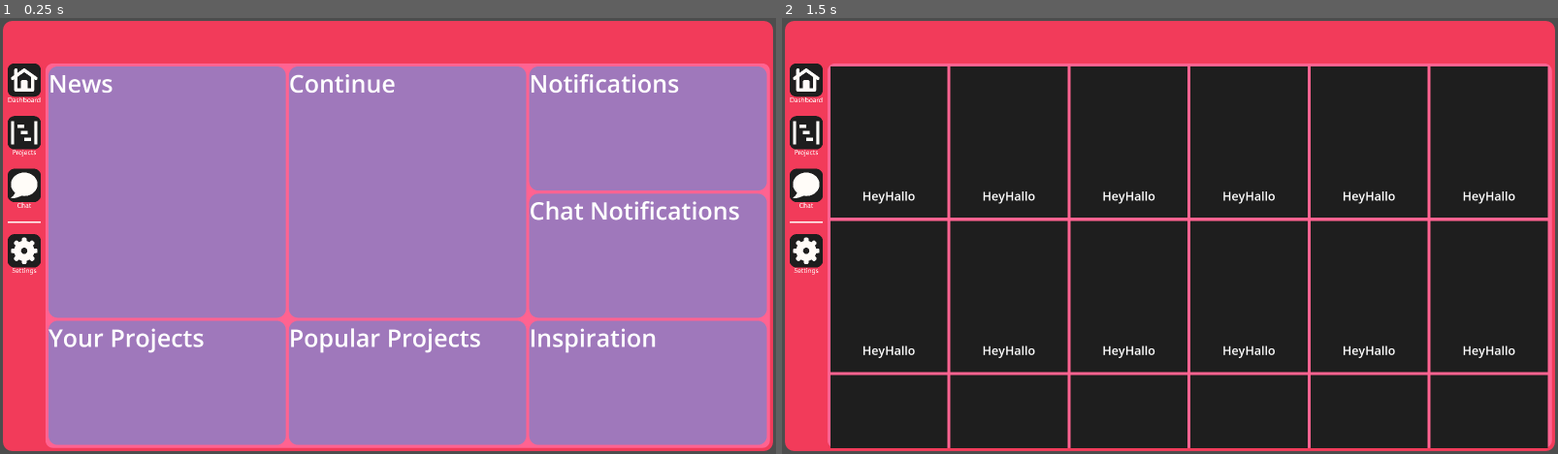
Above: before the commit, frames 1-2 (left to right).
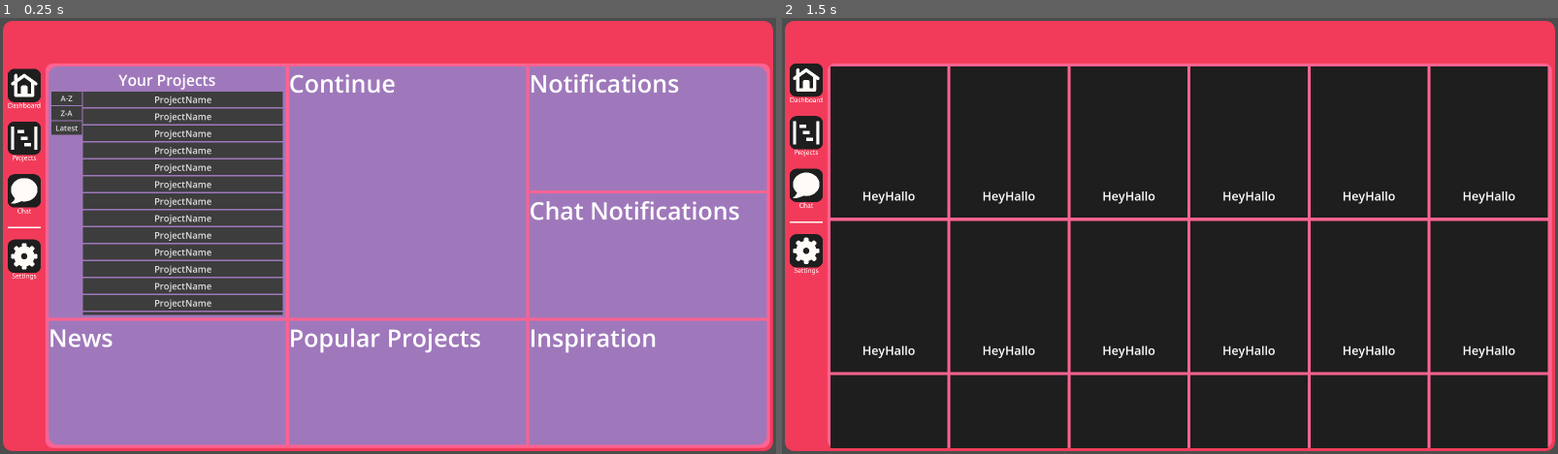
Above: after the commit, the same moments.

Repository: IamTomgamer/JCA
Game: Godot game, scene res://Dashboard/Dashboard.tscn
Two runs of this game, one before a commit and one after it. Both use one fixed random seed, a clock stepped at 60 frames per second and the inputs below.
Inputs (mouse positions are in pixels of both pictures, inside the frame that each line leads up to; where the layout moved, square brackets give the same spot in the first picture):
- Up to frame 1 (0.25 s): no input
- Up to frame 2 (1.5 s): click (851, 96) at 0.5 s, where only the run after the commit has a clickable "A-Z"; click (805, 148) [805, 140] at 1.25 s

The runs differ from the first frame. In frame 1, 15% of the frame differs, in the area x 1-99%, y 10-98%; in frame 2, nothing differs.

Commit message:
Dashboard Projects Widget

Diff:
--- a/Godot app/Dashboard/Dashboard.tscn
+++ b/Godot app/Dashboard/Dashboard.tscn
@@ -1,8 +1,10 @@
-[gd_scene load_steps=11 format=3 uid="uid://bp3mecvb4wr8b"]
+[gd_scene load_steps=19 format=3 uid="uid://bp3mecvb4wr8b"]
 
 [ext_resource type="Script" uid="uid://dobpp8thtb1kr" path="res://Dashboard/dashboard.gd" id="1_5txqv"]
 [ext_resource type="Theme" uid="uid://beam52wlj5cua" path="res://themes/GB.tres" id="2_gnslv"]
 [ext_resource type="Texture2D" uid="uid://ci06vvudqpi7d" path="res://Textures/icon-03.png" id="3_g1sq0"]
+[ext_resource type="Theme" uid="uid://d4apfhir6lhp4" path="res://themes/Dashboard Projects.tres" id="3_g7hxu"]
+[ext_resource type="Theme" uid="uid://bm1w506jq2l3m" path="res://themes/Dashboard Project-filters.tres" id="4_nu5ya"]
 [ext_resource type="Texture2D" uid="uid://drueiietytbph" path="res://Textures/icon-04.png" id="4_ttji4"]
 [ext_resource type="Texture2D" uid="uid://rvx750wh6wfx" path="res://Textures/icon-02.png" id="5_215cw"]
 [ext_resource type="Texture2D" uid="uid://1kyilmw87l8v" path="res://Textures/icon-01.png" id="6_usm46"]
@@ -14,12 +16,30 @@
 corner_radius_bottom_right = 25
 corner_radius_bottom_left = 25
 
+[sub_resource type="StyleBoxFlat" id="StyleBoxFlat_nu5ya"]
+bg_color = Color(0.6224832, 0.47208077, 0.7335212, 1)
+corner_radius_top_left = 30
+
+[sub_resource type="StyleBoxFlat" id="StyleBoxFlat_g2ei7"]
+bg_color = Color(0.6224832, 0.47208077, 0.7335212, 1)
+
+[sub_resource type="StyleBoxFlat" id="StyleBoxFlat_76e0c"]
+bg_color = Color(0.6224832, 0.47208077, 0.7335212, 1)
+corner_radius_top_right = 30
+
+[sub_resource type="StyleBoxFlat" id="StyleBoxFlat_hkdxq"]
+bg_color = Color(0.6224832, 0.47208077, 0.7335212, 1)
+
 [sub_resource type="StyleBoxFlat" id="StyleBoxFlat_5txqv"]
 bg_color = Color(0.6224832, 0.47208077, 0.7335212, 1)
-corner_radius_top_left = 30
-corner_radius_top_right = 30
+corner_radius_bottom_left = 30
+
+[sub_resource type="StyleBoxFlat" id="StyleBoxFlat_yfumx"]
+bg_color = Color(0.6224832, 0.47208077, 0.7335212, 1)
+
+[sub_resource type="StyleBoxFlat" id="StyleBoxFlat_xgh6l"]
+bg_color = Color(0.6224832, 0.47208077, 0.7335212, 1)
 corner_radius_bottom_right = 30
-corner_radius_bottom_left = 30
 
 [sub_resource type="StyleBoxFlat" id="StyleBoxFlat_umlal"]
 bg_color = Color(1, 0.9882353, 0.972549, 1)
@@ -35,6 +55,7 @@
 grow_horizontal = 2
 grow_vertical = 2
 script = ExtResource("1_5txqv")
+metadata/_edit_vertical_guides_ = [-494.0]
 
 [node name="BG" type="Panel" parent="."]
 layout_mode = 0
@@ -73,80 +94,221 @@
 size_flags_vertical = 3
 theme_override_constants/separation = 10
 
-[node name="News" type="Panel" parent="Dashboard/Dash/Content/Top"]
+[node name="Projects" type="Panel" parent="Dashboard/Dash/Content/Top"]
+layout_mode = 2
+size_flags_horizontal = 3
+theme_override_styles/panel = SubResource("StyleBoxFlat_nu5ya")
+
+[node name="VBoxContainer" type="VBoxContainer" parent="Dashboard/Dash/Content/Top/Projects"]
+custom_minimum_size = Vector2(763, 410)
+layout_mode = 0
+offset_left = 10.0
+offset_top = 10.0
+offset_right = 773.0
+offset_bottom = 820.0
+
+[node name="Label" type="Label" parent="Dashboard/Dash/Content/Top/Projects/VBoxContainer"]
+layout_mode = 2
+theme_override_font_sizes/font_size = 50
+text = "Your Projects"
+horizontal_alignment = 1
+
+[node name="HBoxContainer" type="HBoxContainer" parent="Dashboard/Dash/Content/Top/Projects/VBoxContainer"]
+layout_mode = 2
+size_flags_vertical = 3
+
+[node name="Sorting" type="VBoxContainer" parent="Dashboard/Dash/Content/Top/Projects/VBoxContainer/HBoxContainer"]
+custom_minimum_size = Vector2(100, 0)
+layout_mode = 2
+
+[node name="A-Z" type="Button" parent="Dashboard/Dash/Content/Top/Projects/VBoxContainer/HBoxContainer/Sorting"]
+layout_mode = 2
+theme = ExtResource("4_nu5ya")
+text = "A-Z"
+
+[node name="Z-A" type="Button" parent="Dashboard/Dash/Content/Top/Projects/VBoxContainer/HBoxContainer/Sorting"]
+layout_mode = 2
+theme = ExtResource("4_nu5ya")
+text = "Z-A"
+
+[node name="Latest" type="Button" parent="Dashboard/Dash/Content/Top/Projects/VBoxContainer/HBoxContainer/Sorting"]
+layout_mode = 2
+theme = ExtResource("4_nu5ya")
+text = "Latest"
+
+[node name="Projects" type="ScrollContainer" parent="Dashboard/Dash/Content/Top/Projects/VBoxContainer/HBoxContainer"]
+custom_minimum_size = Vector2(0, 715)
+layout_mode = 2
+size_flags_horizontal = 3
+horizontal_scroll_mode = 3
+vertical_scroll_mode = 3
+
+[node name="Projects" type="VBoxContainer" parent="Dashboard/Dash/Content/Top/Projects/VBoxContainer/HBoxContainer/Projects"]
+layout_mode = 2
+size_flags_horizontal = 3
+
+[node name="Button" type="Button" parent="Dashboard/Dash/Content/Top/Projects/VBoxContainer/HBoxContainer/Projects/Projects"]
+layout_mode = 2
+theme = ExtResource("3_g7hxu")
+text = "ProjectName"
+
+[node name="Button2" type="Button" parent="Dashboard/Dash/Content/Top/Projects/VBoxContainer/HBoxContainer/Projects/Projects"]
+layout_mode = 2
+theme = ExtResource("3_g7hxu")
+text = "ProjectName"
+
+[node name="Button3" type="Button" parent="Dashboard/Dash/Content/Top/Projects/VBoxContainer/HBoxContainer/Projects/Projects"]
+layout_mode = 2
+theme = ExtResource("3_g7hxu")
+text = "ProjectName"
+
+[node name="Button4" type="Button" parent="Dashboard/Dash/Content/Top/Projects/VBoxContainer/HBoxContainer/Projects/Projects"]
+layout_mode = 2
+theme = ExtResource("3_g7hxu")
+text = "ProjectName"
+
+[node name="Button5" type="Button" parent="Dashboard/Dash/Content/Top/Projects/VBoxContainer/HBoxContainer/Projects/Projects"]
+layout_mode = 2
+theme = ExtResource("3_g7hxu")
+text = "ProjectName"
+
+[node name="Button6" type="Button" parent="Dashboard/Dash/Content/Top/Projects/VBoxContainer/HBoxContainer/Projects/Projects"]
+layout_mode = 2
+theme = ExtResource("3_g7hxu")
+text = "ProjectName"
+
+[node name="Button7" type="Button" parent="Dashboard/Dash/Content/Top/Projects/VBoxContainer/HBoxContainer/Projects/Projects"]
+layout_mode = 2
+theme = ExtResource("3_g7hxu")
+text = "ProjectName"
+
+[node name="Button8" type="Button" parent="Dashboard/Dash/Content/Top/Projects/VBoxContainer/HBoxContainer/Projects/Projects"]
+layout_mode = 2
+theme = ExtResource("3_g7hxu")
+text = "ProjectName"
+
+[node name="Button9" type="Button" parent="Dashboard/Dash/Content/Top/Projects/VBoxContainer/HBoxContainer/Projects/Projects"]
+layout_mode = 2
+theme = ExtResource("3_g7hxu")
+text = "ProjectName"
+
+[node name="Button10" type="Button" parent="Dashboard/Dash/Content/Top/Projects/VBoxContainer/HBoxContainer/Projects/Projects"]
+layout_mode = 2
+theme = ExtResource("3_g7hxu")
+text = "ProjectName"
+
+[node name="Button11" type="Button" parent="Dashboard/Dash/Content/Top/Projects/VBoxContainer/HBoxContainer/Projects/Projects"]
+layout_mode = 2
+theme = ExtResource("3_g7hxu")
+text = "ProjectName"
+
+[node name="Button12" type="Button" parent="Dashboard/Dash/Content/Top/Projects/VBoxContainer/HBoxContainer/Projects/Projects"]
+layout_mode = 2
+theme = ExtResource("3_g7hxu")
+text = "ProjectName"
+
+[node name="Button13" type="Button" parent="Dashboard/Dash/Content/Top/Projects/VBoxContainer/HBoxContainer/Projects/Projects"]
+layout_mode = 2
+theme = ExtResource("3_g7hxu")
+text = "ProjectName"
+
+[node name="Button14" type="Button" parent="Dashboard/Dash/Content/Top/Projects/VBoxContainer/HBoxContainer/Projects/Projects"]
+layout_mode = 2
+theme = ExtResource("3_g7hxu")
+text = "ProjectName"
+
+[node name="Button15" type="Button" parent="Dashboard/Dash/Content/Top/Projects/VBoxContainer/HBoxContainer/Projects/Projects"]
+layout_mode = 2
+theme = ExtResource("3_g7hxu")
+text = "ProjectName"
+
+[node name="Button16" type="Button" parent="Dashboard/Dash/Content/Top/Projects/VBoxContainer/HBoxContainer/Projects/Projects"]
+layout_mode = 2
+theme = ExtResource("3_g7hxu")
+text = "ProjectName"
+
+[node name="Button17" type="Button" parent="Dashboard/Dash/Content/Top/Projects/VBoxContainer/HBoxContainer/Projects/Projects"]
+layout_mode = 2
+theme = ExtResource("3_g7hxu")
+text = "ProjectName"
+
+[node name="Button18" type="Button" parent="Dashboard/Dash/Content/Top/Projects/VBoxContainer/HBoxContainer/Projects/Projects"]
+layout_mode = 2
+theme = ExtResource("3_g7hxu")
+text = "ProjectName"
+
+[node name="Button19" type="Button" parent="Dashboard/Dash/Content/Top/Projects/VBoxContainer/HBoxContainer/Projects/Projects"]
+layout_mode = 2
+theme = ExtResource("3_g7hxu")
+text = "ProjectName"
+
+[node name="Button20" type="Button" parent="Dashboard/Dash/Content/Top/Projects/VBoxContainer/HBoxContainer/Projects/Projects"]
+layout_mode = 2
+theme = ExtResource("3_g7hxu")
+text = "ProjectName"
+
+[node name="ContinueWhereYouLeftOff" type="Panel" parent="Dashboard/Dash/Content/Top"]
+layout_mode = 2
+size_flags_horizontal = 3
+theme_override_styles/panel = SubResource("StyleBoxFlat_g2ei7")
+
+[node name="Label" type="Label" parent="Dashboard/Dash/Content/Top/ContinueWhereYouLeftOff"]
+layout_mode = 0
+offset_right = 40.0
+offset_bottom = 23.0
+theme_override_font_sizes/font_size = 80
+text = "Continue"
+
+[node name="VBoxContainer" type="VBoxContainer" parent="Dashboard/Dash/Content/Top"]
+layout_mode = 2
+size_flags_horizontal = 3
+theme_override_constants/separation = 10
+
+[node name="Notifs" type="Panel" parent="Dashboard/Dash/Content/Top/VBoxContainer"]
+layout_mode = 2
+size_flags_vertical = 3
+theme_override_styles/panel = SubResource("StyleBoxFlat_76e0c")
+
+[node name="Label" type="Label" parent="Dashboard/Dash/Content/Top/VBoxContainer/Notifs"]
+layout_mode = 0
+offset_right = 40.0
+offset_bottom = 23.0
+theme_override_font_sizes/font_size = 80
+text = "Notifications"
+
+[node name="Chat Notifs" type="Panel" parent="Dashboard/Dash/Content/Top/VBoxContainer"]
+layout_mode = 2
+size_flags_vertical = 3
+theme_override_styles/panel = SubResource("StyleBoxFlat_hkdxq")
+
+[node name="Label" type="Label" parent="Dashboard/Dash/Content/Top/VBoxContainer/Chat Notifs"]
+layout_mode = 0
+offset_right = 40.0
+offset_bottom = 23.0
+theme_override_font_sizes/font_size = 80
+text = "Chat Notifications"
+
+[node name="Bottom" type="HBoxContainer" parent="Dashboard/Dash/Content"]
+layout_mode = 2
+size_flags_vertical = 3
+theme_override_constants/separation = 10
+
+[node name="News" type="Panel" parent="Dashboard/Dash/Content/Bottom"]
 layout_mode = 2
 size_flags_horizontal = 3
 theme_override_styles/panel = SubResource("StyleBoxFlat_5txqv")
 
-[node name="Label" type="Label" parent="Dashboard/Dash/Content/Top/News"]
+[node name="Label" type="Label" parent="Dashboard/Dash/Content/Bottom/News"]
 layout_mode = 0
 offset_right = 40.0
 offset_bottom = 23.0
 theme_override_font_sizes/font_size = 80
 text = "News"
 
-[node name="ContinueWhereYouLeftOff" type="Panel" parent="Dashboard/Dash/Content/Top"]
-layout_mode = 2
-size_flags_horizontal = 3
-theme_override_styles/panel = SubResource("StyleBoxFlat_5txqv")
-
-[node name="Label" type="Label" parent="Dashboard/Dash/Content/Top/ContinueWhereYouLeftOff"]
-layout_mode = 0
-offset_right = 40.0
-offset_bottom = 23.0
-theme_override_font_sizes/font_size = 80
-text = "Continue"
-
-[node name="VBoxContainer" type="VBoxContainer" parent="Dashboard/Dash/Content/Top"]
-layout_mode = 2
-size_flags_horizontal = 3
-theme_override_constants/separation = 10
-
-[node name="Notifs" type="Panel" parent="Dashboard/Dash/Content/Top/VBoxContainer"]
-layout_mode = 2
-size_flags_vertical = 3
-theme_override_styles/panel = SubResource("StyleBoxFlat_5txqv")
-
-[node name="Label" type="Label" parent="Dashboard/Dash/Content/Top/VBoxContainer/Notifs"]
-layout_mode = 0
-offset_right = 40.0
-offset_bottom = 23.0
-theme_override_font_sizes/font_size = 80
-text = "Notifications"
-
-[node name="Chat Notifs" type="Panel" parent="Dashboard/Dash/Content/Top/VBoxContainer"]
-layout_mode = 2
-size_flags_vertical = 3
-theme_override_styles/panel = SubResource("StyleBoxFlat_5txqv")
-
-[node name="Label" type="Label" parent="Dashboard/Dash/Content/Top/VBoxContainer/Chat Notifs"]
-layout_mode = 0
-offset_right = 40.0
-offset_bottom = 23.0
-theme_override_font_sizes/font_size = 80
-text = "Chat Notifications"
-
-[node name="Bottom" type="HBoxContainer" parent="Dashboard/Dash/Content"]
-layout_mode = 2
-size_flags_vertical = 3
-theme_override_constants/separation = 10
-
-[node name="Projects" type="Panel" parent="Dashboard/Dash/Content/Bottom"]
-layout_mode = 2
-size_flags_horizontal = 3
-theme_override_styles/panel = SubResource("StyleBoxFlat_5txqv")
-
-[node name="Label" type="Label" parent="Dashboard/Dash/Content/Bottom/Projects"]
-layout_mode = 0
-offset_right = 40.0
-offset_bottom = 23.0
-theme_override_font_sizes/font_size = 80
-text = "Your Projects"
-
 [node name="Popular" type="Panel" parent="Dashboard/Dash/Content/Bottom"]
 layout_mode = 2
 size_flags_horizontal = 3
-theme_override_styles/panel = SubResource("StyleBoxFlat_5txqv")
+theme_override_styles/panel = SubResource("StyleBoxFlat_yfumx")
 
 [node name="Label" type="Label" parent="Dashboard/Dash/Content/Bottom/Popular"]
 layout_mode = 0
@@ -158,7 +320,7 @@
 [node name="Inspiration" type="Panel" parent="Dashboard/Dash/Content/Bottom"]
 layout_mode = 2
 size_flags_horizontal = 3
-theme_override_styles/panel = SubResource("StyleBoxFlat_5txqv")
+theme_override_styles/panel = SubResource("StyleBoxFlat_xgh6l")
 
 [node name="Label" type="Label" parent="Dashboard/Dash/Content/Bottom/Inspiration"]
 layout_mode = 0
@@ -170,9 +332,9 @@
 [node name="SideBar" type="VBoxContainer" parent="."]
 layout_mode = 0
 offset_left = 25.0
-offset_top = 150.0
+offset_top = 168.0
 offset_right = 135.0
-offset_bottom = 884.0
+offset_bottom = 902.0
 
 [node name="Dashboard" type="TextureButton" parent="SideBar"]
 custom_minimum_size = Vector2(0, 170)
--- /dev/null
+++ b/Godot app/themes/Dashboard Project-filters.tres
@@ -0,0 +1,11 @@
+[gd_resource type="Theme" load_steps=2 format=3 uid="uid://bm1w506jq2l3m"]
+
+[ext_resource type="StyleBox" uid="uid://3uf5nwhqr0vi" path="res://themes/DashboardProjectCardLine.tres" id="1_tn2j5"]
+
+[resource]
+Button/font_sizes/font_size = 25
+Button/styles/disabled = ExtResource("1_tn2j5")
+Button/styles/focus = ExtResource("1_tn2j5")
+Button/styles/hover = ExtResource("1_tn2j5")
+Button/styles/normal = ExtResource("1_tn2j5")
+Button/styles/pressed = ExtResource("1_tn2j5")
--- /dev/null
+++ b/Godot app/themes/Dashboard Projects.tres
@@ -0,0 +1,11 @@
+[gd_resource type="Theme" load_steps=2 format=3 uid="uid://d4apfhir6lhp4"]
+
+[ext_resource type="StyleBox" uid="uid://3uf5nwhqr0vi" path="res://themes/DashboardProjectCardLine.tres" id="1_jhfh3"]
+
+[resource]
+Button/font_sizes/font_size = 30
+Button/styles/disabled = ExtResource("1_jhfh3")
+Button/styles/focus = ExtResource("1_jhfh3")
+Button/styles/hover = ExtResource("1_jhfh3")
+Button/styles/normal = ExtResource("1_jhfh3")
+Button/styles/pressed = ExtResource("1_jhfh3")
--- /dev/null
+++ b/Godot app/themes/DashboardProjectCardLine.tres
@@ -0,0 +1,8 @@
+[gd_resource type="StyleBoxFlat" format=3 uid="uid://3uf5nwhqr0vi"]
+
+[resource]
+content_margin_left = 5.0
+content_margin_top = 5.0
+content_margin_right = 5.0
+content_margin_bottom = 5.0
+bg_color = Color(0.23753911, 0.23753914, 0.23753911, 1)
